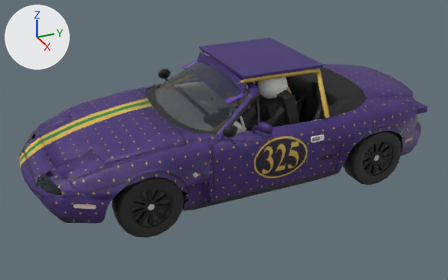
Renders of the glTF model public/cars/field/models/325.glb from each side of a commit.
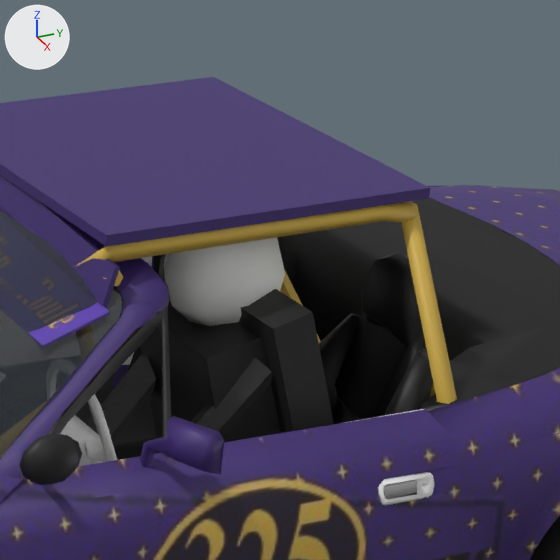
Each version is shown whole from a 50 mm camera at (5.08, -2.41, 2.93) aimed at (0.06, -0.15, 0.42), then close up on the part from 49% to 79% of the width and 7% to 56% of the height. The axes (+X, +Y, +Z) are drawn at upper left. The lights are the same throughout. The first two pictures are the older version. Vertices at exactly the same position are counted once.

Objects in the first close-up: 'body' and 1 more.
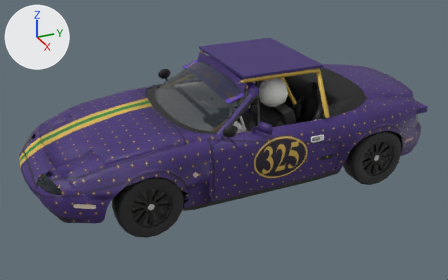
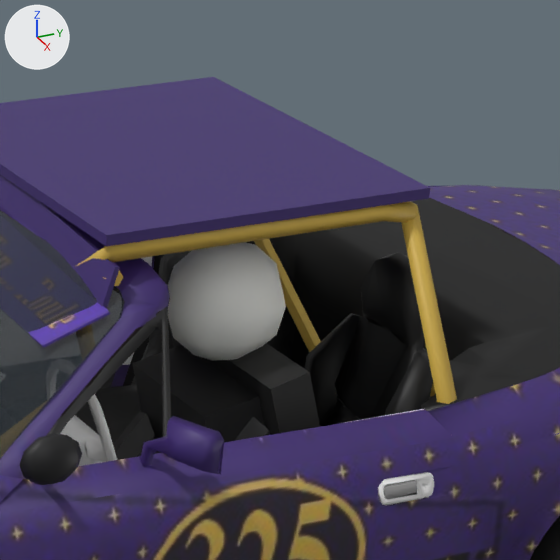
Where the change shows, as pixel boxes (x1, y1, x2, y2) in the close-ups (560 x 560 px; the box of a moved part takes in the faces that stretch with it):
part 1 of me_body_mesh, moved or reshaped: before (164, 237, 285, 326); after (168, 242, 286, 361)
part 2 of me_body_mesh, moved or reshaped: before (2, 201, 457, 456); after (76, 201, 457, 460)
part 3 of me_body_mesh, surface changed: before (196, 337, 273, 441); after (235, 377, 320, 441)

Diff of the bpy script that builds the scene:
```diff
--- a/public/cars/field/models/325.glb.py
+++ b/public/cars/field/models/325.glb.py
@@ me_body_mesh @@
 # used by ob_body; location = (0.0, 0.0, -0.02)
-me_body_mesh.from_pydata(...)  # 7771 vertices, 8791 faces; spans x -0.89..0.89, y -2.04..1.92, z 0.16..1.23
+me_body_mesh.from_pydata(...)  # 7771 vertices, 8791 faces; spans x -0.89..0.89, y -2.04..1.92, z 0.1..1.23
+# me_body_mesh part 1: the loose piece of 42 vertices spanning x 0.19..0.45, y 0.08..0.38, z 0.9..1.18 is moved by (0.01, 0.0, -0.07)
+# me_body_mesh part 2: 240 of 7771 vertices moved; they spanned x -0.71..0.71, y -0.73..1.26, z 0.24..1.2 and now span x -0.71..0.71, y -0.73..1.26, z 0.1..1.2; mean shift (0.0, 0.0, -0.05); largest move (-0.59, 1.26, 0.67) -> (0.48, -0.29, 0.18)
+# me_body_mesh part 3: 42 kept faces spanning x -0.71..0.71, y -0.73..0.63, z 0.1..1.19 get new texture (UV) coordinates
 me_body_mesh.materials.append(mat_car325_livery)
```
